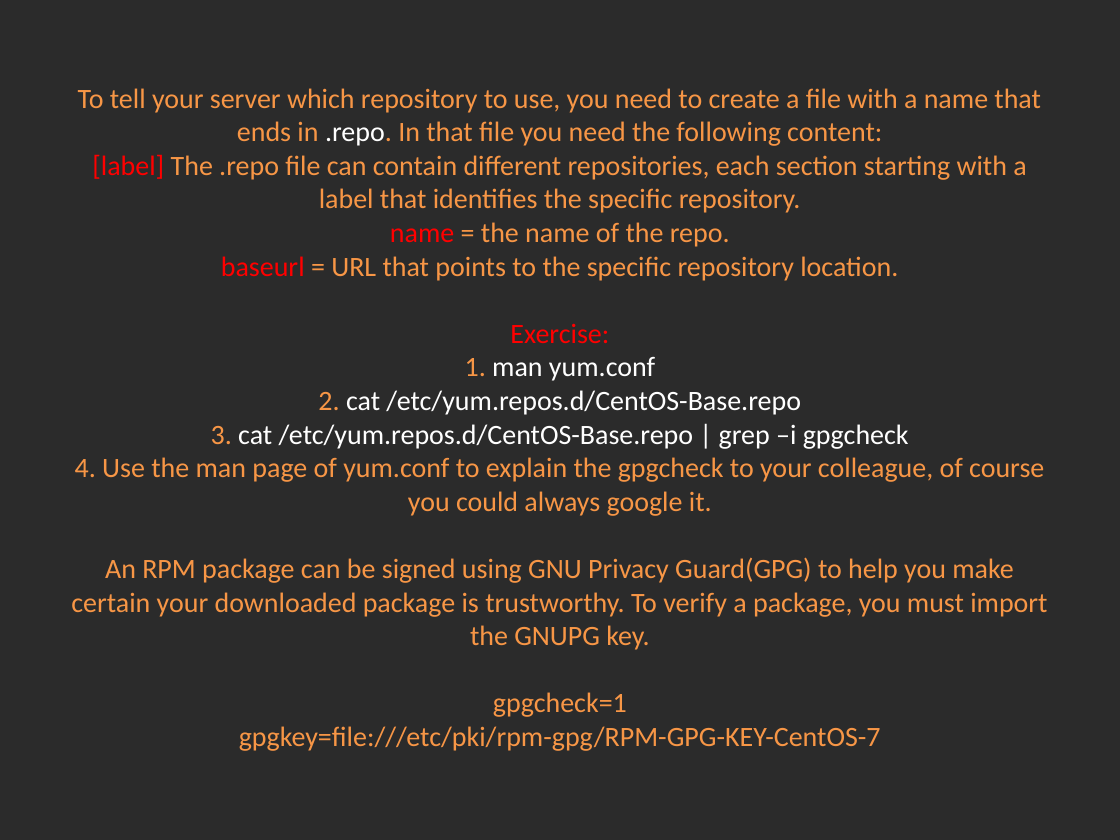
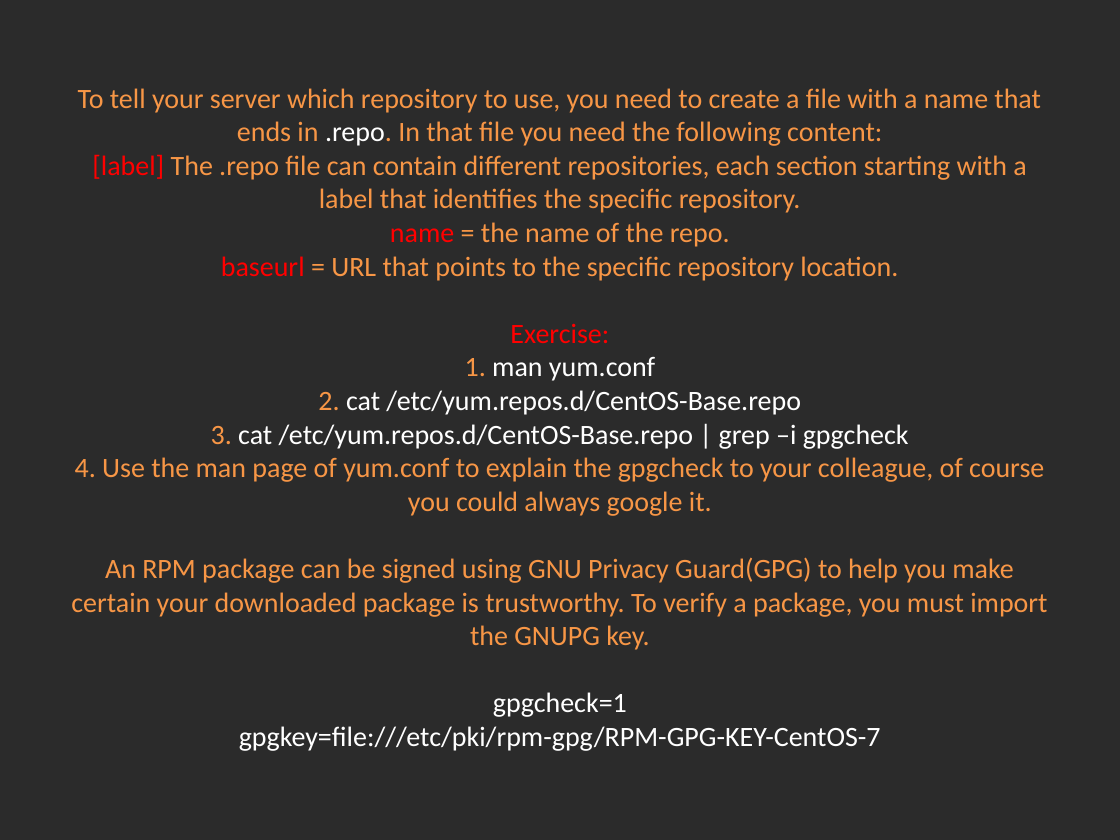
Before and after one commit to Academy-Soft-Intellect/Linux-Course, a slide deck: slide 4 of 09.Softwaremagement_And_Cron/09-SoftwareManagementAndCron.pptx. Drawn at 1120x840 pixels with LibreOffice and Linux fonts; fonts in the diff are those of the drawing; background and template pictures are left out; a plain dark background stands for a picture behind light text. Boxes give left, top, right and bottom in pixels: in the first picture for what was removed or moved away, otherwise in the second. Text is boxed around its words. In the diff, an @@ line names an element or a change of style, - is before the commit and + after.

```diff
--- a/09.Softwaremagement_And_Cron/09-SoftwareManagementAndCron.pptx
+++ b/09.Softwaremagement_And_Cron/09-SoftwareManagementAndCron.pptx
@@ title "To tell your server which ..." at (71,88,1047,751): text colour #F79646 to #FFFFFF in "gpgcheck=1 gpgkey=file:///etc/pki/rpm-gpg/RPM-GPG-KEY-CentOS ..." @@
```
